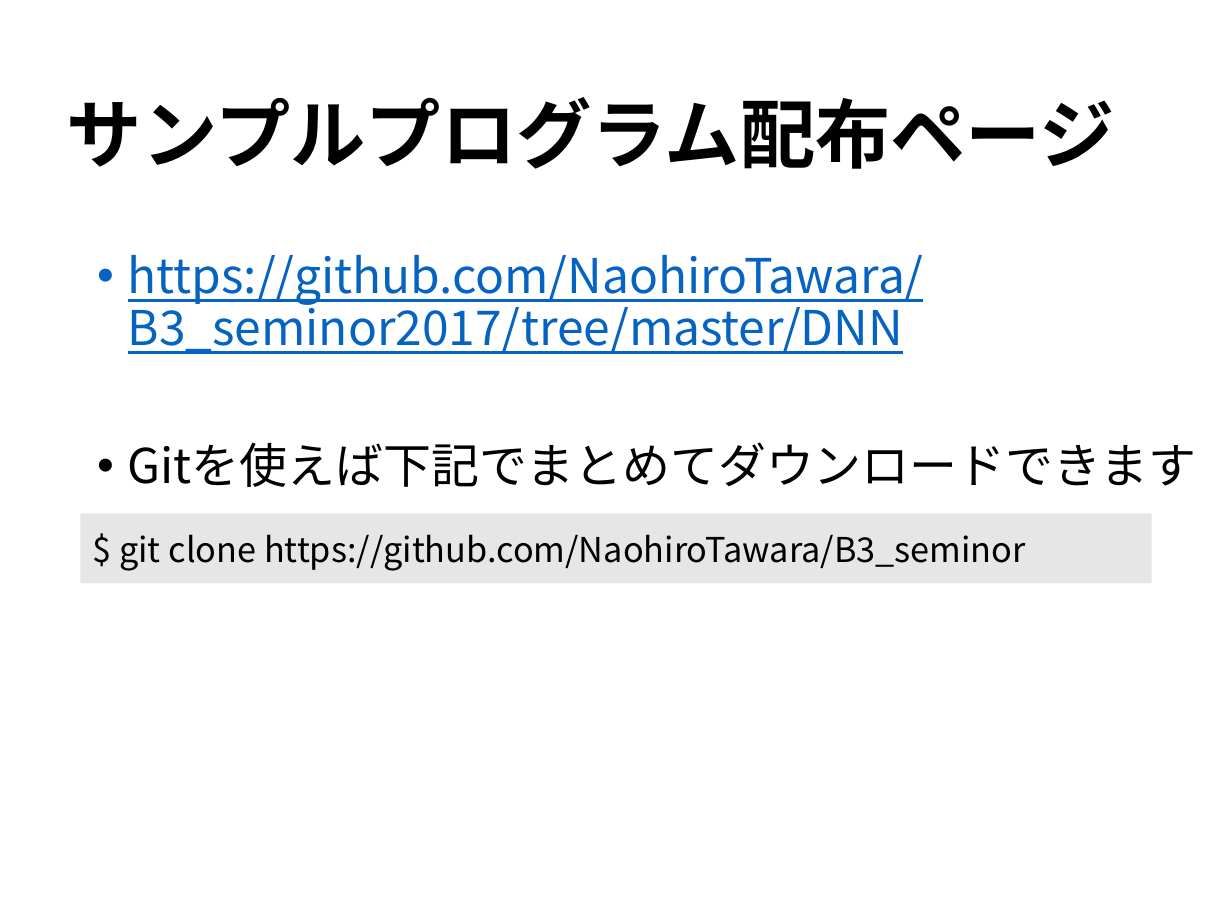
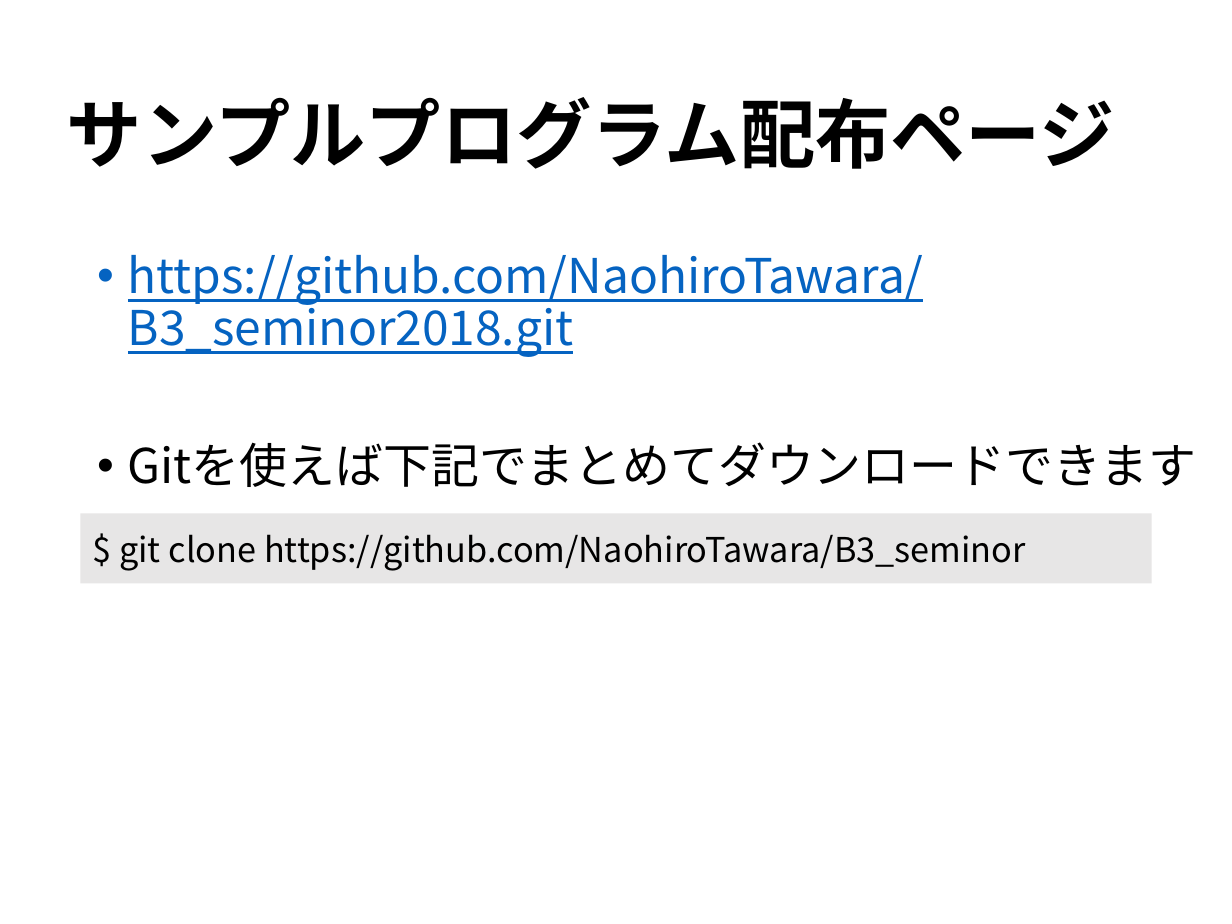
Before and after one commit to NaohiroTawara/B3_seminor2018, a slide deck: slide 5 of DNN.pptx. Drawn at 1232x924 pixels with LibreOffice and Linux fonts; fonts in the diff are those of the drawing. Boxes give left, top, right and bottom in pixels: in the first picture for what was removed or moved away, otherwise in the second. Text is boxed around its words. In the diff, an @@ line names an element or a change of style, - is before the commit and + after.

```diff
--- a/DNN.pptx
+++ b/DNN.pptx
@@ text at bbox=[128, 255, 924, 357]: text changed @@
-• https://github.com/NaohiroTawara/B3_seminor2017/tree/master/DNN
+• https://github.com/NaohiroTawara/B3_seminor2018.git
```
Also in this commit, not shown: 1 other slide changed, 1 other file.
